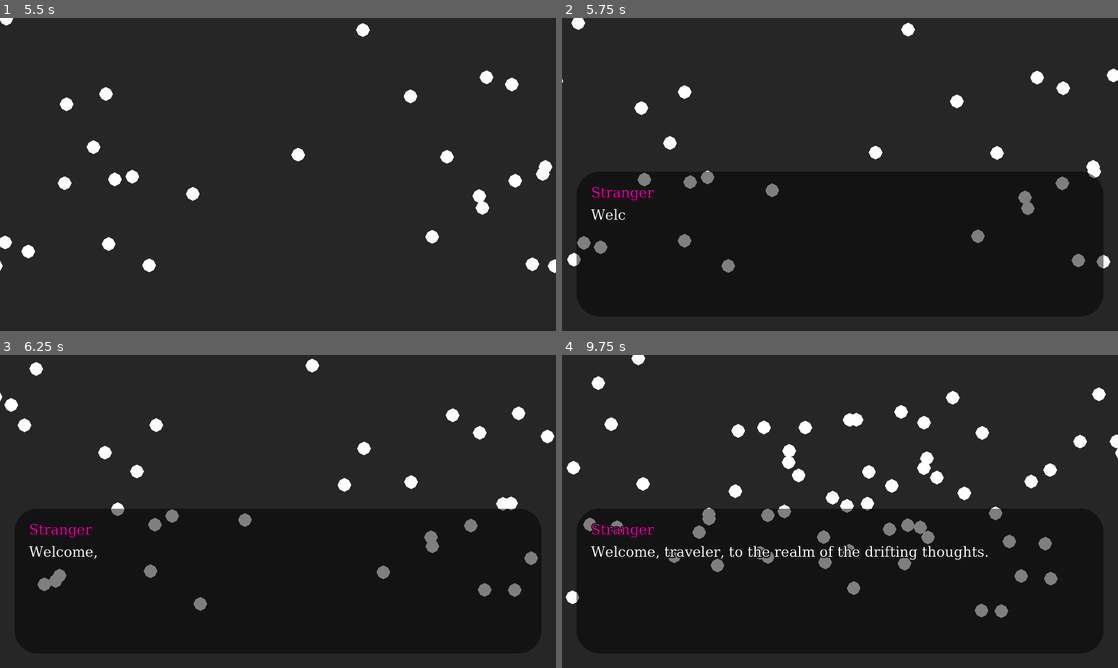
Above: before the commit, frames 1-4 (two rows, left to right).
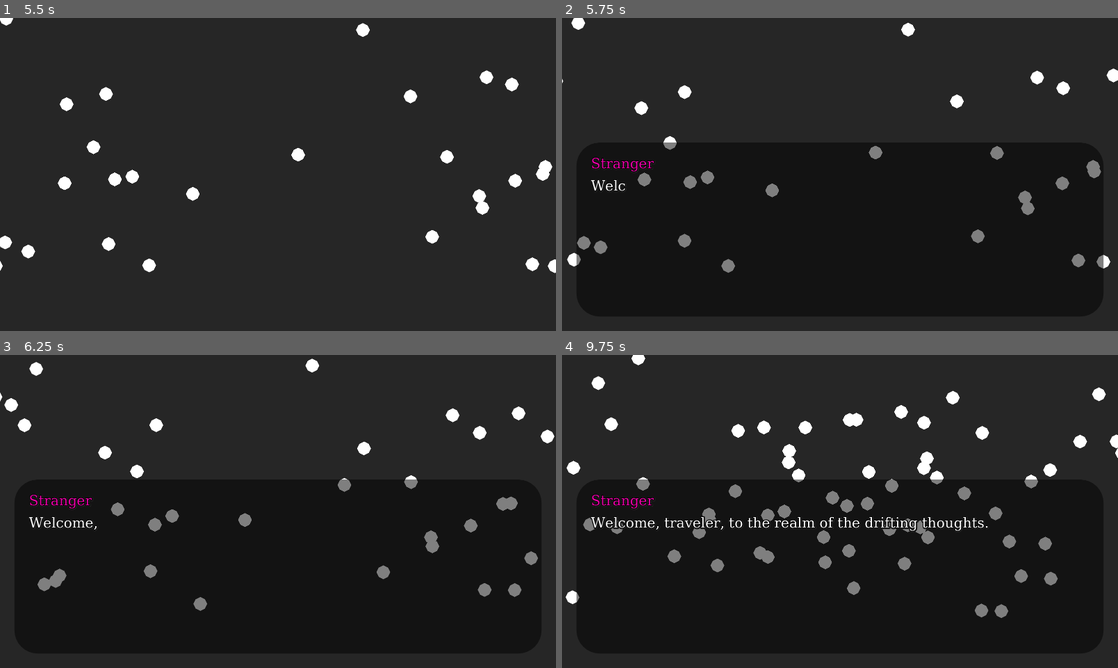
Above: after the commit, the same moments.

Repository: TowarzyszFatCat/fishoughts
Game: Godot game, scene res://main_scene.tscn
Two runs of this game, one before a commit and one after it. Both use one fixed random seed, a clock stepped at 60 frames per second and the inputs below.
Inputs (mouse positions are in pixels of both pictures, inside the frame that each line leads up to):
- Up to frame 1 (5.5 s): tap Enter at 0.5 s; move the mouse to (400, 158) at 0.52 s; press the mouse at (400, 158) at 0.53 s; move the mouse to (166, 190) at 1.27 s; release the mouse at (166, 190) at 1.28 s; click (166, 190) at 1.35 s; move the mouse to (333, 105) at 2.02 s; press the mouse at (333, 105) at 2.03 s; move the mouse to (250, 237) at 2.77 s; release the mouse at (250, 237) at 2.78 s; click (250, 237) at 2.85 s; move the mouse to (444, 221) at 3.52 s; press the mouse at (444, 221) at 3.53 s; move the mouse to (111, 127) at 4.27 s; release the mouse at (111, 127) at 4.28 s; click (111, 127) at 4.35 s; move the mouse to (305, 174) at 5.02 s; press the mouse at (305, 174) at 5.03 s
- Up to frame 2 (5.75 s): no input
- Up to frame 3 (6.25 s): move the mouse to (194, 433) at 5.77 s; release the mouse at (194, 433) at 5.78 s; click (194, 433) at 5.85 s
- Up to frame 4 (9.75 s): move the mouse to (962, 495) at 6.52 s; press the mouse at (962, 495) at 6.53 s; move the mouse to (728, 527) at 7.27 s; release the mouse at (728, 527) at 7.28 s; click (728, 527) at 7.35 s; move the mouse to (895, 442) at 8.02 s; press the mouse at (895, 442) at 8.03 s; move the mouse to (812, 574) at 8.77 s; release the mouse at (812, 574) at 8.78 s; click (812, 574) at 8.85 s; move the mouse to (1006, 558) at 9.52 s; press the mouse at (1006, 558) at 9.53 s

Frame 1 is identical in both runs. In frame 2, 0.8% of the frame differs, in the area x 5-97%, y 39-65%; in frame 3, 1.0%; in frame 4, 2.8%, in the area x 5-86%, y 39-66%.

Commit message:
Add files via upload

Diff:
--- a/main_scene.tscn
+++ b/main_scene.tscn
@@ -264,7 +264,7 @@
 theme_override_constants/margin_bottom = 50
 
 [node name="talk" type="Panel" parent="cl/talk_mc"]
-custom_minimum_size = Vector2(0, 500)
+custom_minimum_size = Vector2(0, 600)
 layout_mode = 2
 theme_override_styles/panel = SubResource("StyleBoxFlat_viaaq")
 
@@ -296,10 +296,24 @@
 layout_mode = 2
 
 [node name="dialog" type="Label" parent="cl/talk_mc/talk/mc/VBoxContainer"]
+custom_minimum_size = Vector2(0, 330)
 layout_mode = 2
 size_flags_vertical = 1
 theme = ExtResource("5_myl6j")
-text = "asdasdasdasdasdasdwawdsdaw"
+autowrap_mode = 3
+
+[node name="VSplitContainer2" type="VSplitContainer" parent="cl/talk_mc/talk/mc/VBoxContainer"]
+custom_minimum_size = Vector2(0, 20)
+layout_mode = 2
+
+[node name="skip" type="Label" parent="cl/talk_mc/talk/mc/VBoxContainer"]
+layout_mode = 2
+size_flags_vertical = 1
+theme = ExtResource("5_myl6j")
+theme_override_font_sizes/font_size = 32
+text = "< PRESS LMB TO CONTINUE >"
+horizontal_alignment = 2
+vertical_alignment = 2
 autowrap_mode = 3
 
 [node name="mc" type="MarginContainer" parent="cl"]
--- a/manager.gd
+++ b/manager.gd
@@ -47,6 +47,8 @@
 
 
 func talk_func(f_name, f_dialog, type):
+
+	$cl/talk_mc/talk/mc/VBoxContainer/skip.visible = false
 	harpoon.visible = false
 	harpoon.process_mode = Node.PROCESS_MODE_DISABLED
 
@@ -70,6 +72,10 @@
 	var dial_len = len(f_dialog)
 
 	for i in dial_len:
+		if i == dial_len - 1:
+			$cl/talk_mc/talk/mc/VBoxContainer/skip.visible = true
+
+
 		if f_dialog[i] == " ":
 			t_dialog.text += f_dialog[i]
 		elif f_dialog[i] == ".":
@@ -87,7 +93,10 @@
 	if type == 50:
 		await  get_tree().create_timer(600).timeout
 
-	await  get_tree().create_timer(3).timeout
+	while !Input.is_action_pressed("LMB"):
+		await get_tree().create_timer(0.05).timeout
+
+	#await get_tree().create_timer(3).timeout
 	talk.visible = false
 
 	if type != 0:
Not shown, changed: export_presets.cfg
